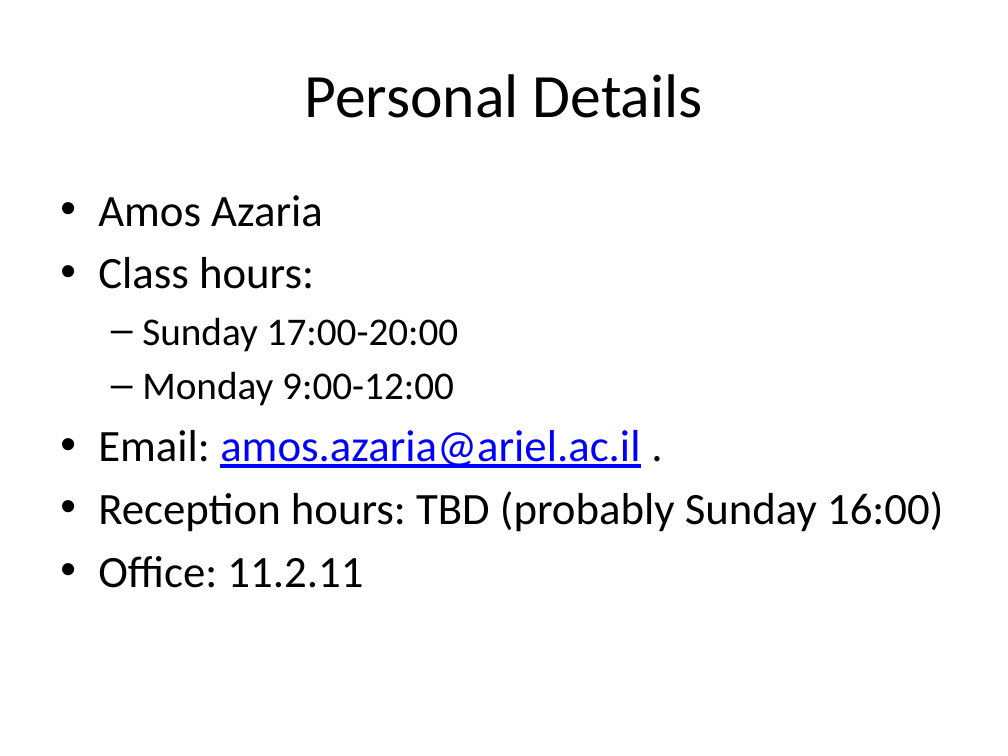
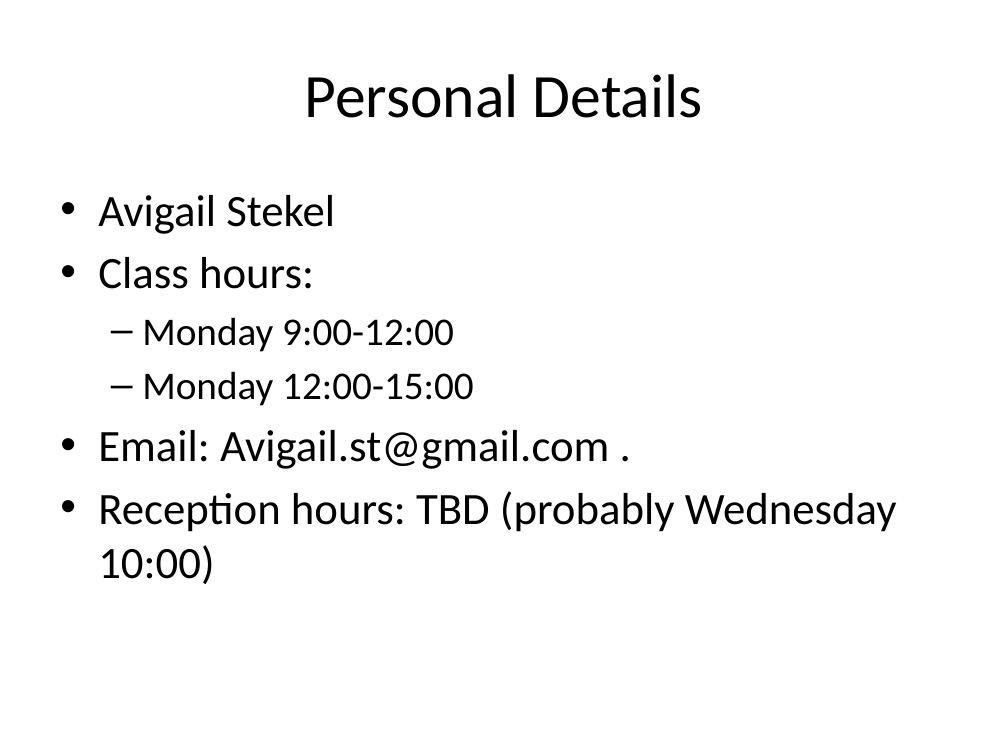
Before and after one commit to kggold4/computer-science-B.Sc-materials, a slide deck: slide 2 of year 3/Deep learning and Natural Language Processing/Lectures/1-Introduction.pptx. Drawn at 1008x756 pixels with LibreOffice and Linux fonts; fonts in the diff are those of the drawing. Boxes give left, top, right and bottom in pixels: in the first picture for what was removed or moved away, otherwise in the second. Text is boxed around its words. In the diff, an @@ line names an element or a change of style, - is before the commit and + after.

```diff
--- a/year 3/Deep learning and Natural Language Processing/Lectures/1-Introduction.pptx
+++ b/year 3/Deep learning and Natural Language Processing/Lectures/1-Introduction.pptx
@@ text at <box>98,195,335,234</box>: text changed @@
-• Amos Azaria
+• Avigail Stekel
@@ text at <box>142,317,459,352</box>: paragraph removed @@
-  – Sunday 17:00-20:00
@@ text at <box>98,371,897,584</box>: text changed @@
-• Email: amos.azaria@ariel.ac.il .
-• Reception hours: TBD (probably Sunday 16:00)
-• Office: 11.2.11
+  – Monday 12:00-15:00
+• Email: Avigail.st@gmail.com .
+• Reception hours: TBD (probably Wednesday 10:00)
```
Also in this commit, not shown: 10 other slides changed, 5 other files.
